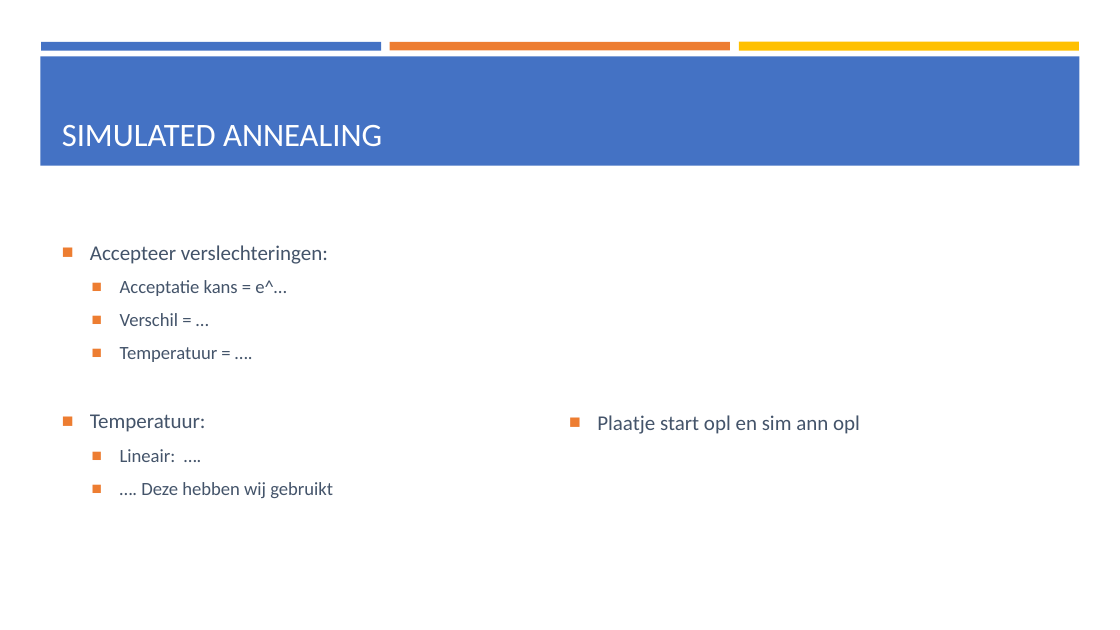
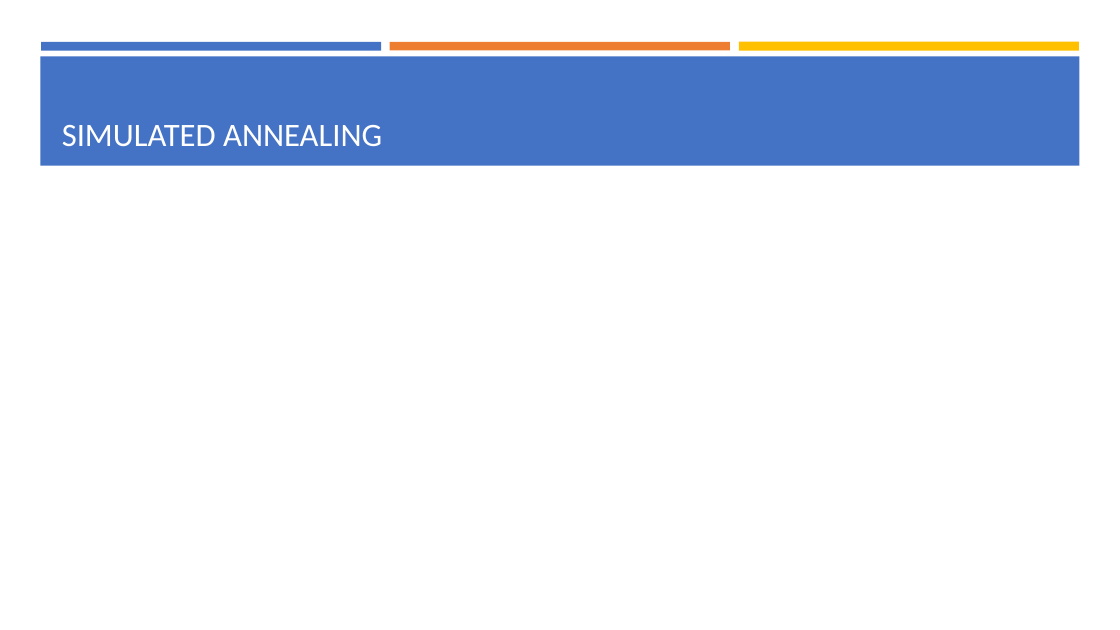
Before and after one commit to rmleushuis/Heurestieken, a slide deck: slide 15 of others/Presentatie 2, 18-5-2018.pptx. Drawn at 1120x630 pixels with LibreOffice and Linux fonts; fonts in the diff are those of the drawing; grey boxes stand for pictures. Boxes give left, top, right and bottom in pixels: in the first picture for what was removed or moved away, otherwise in the second. Text is boxed around its words. In the diff, an @@ line names an element or a change of style, - is before the commit and + after.

```diff
--- a/others/Presentatie 2, 18-5-2018.pptx
+++ b/others/Presentatie 2, 18-5-2018.pptx
@@ text removed at (90, 245, 333, 498) @@
-■ Accepteer verslechteringen:
-  ■ Acceptatie kans = e^…
-  ■ Verschil = …
-  ■ Temperatuur = ….
-■ Temperatuur:
-  ■ Lineair: ….
-  ■ …. Deze hebben wij gebruikt
@@ text removed at (597, 415, 860, 434) @@
-■ Plaatje start opl en sim ann opl
```
Also in this commit, not shown: 5 other slides changed, 5 slides added, 4 slides removed.
